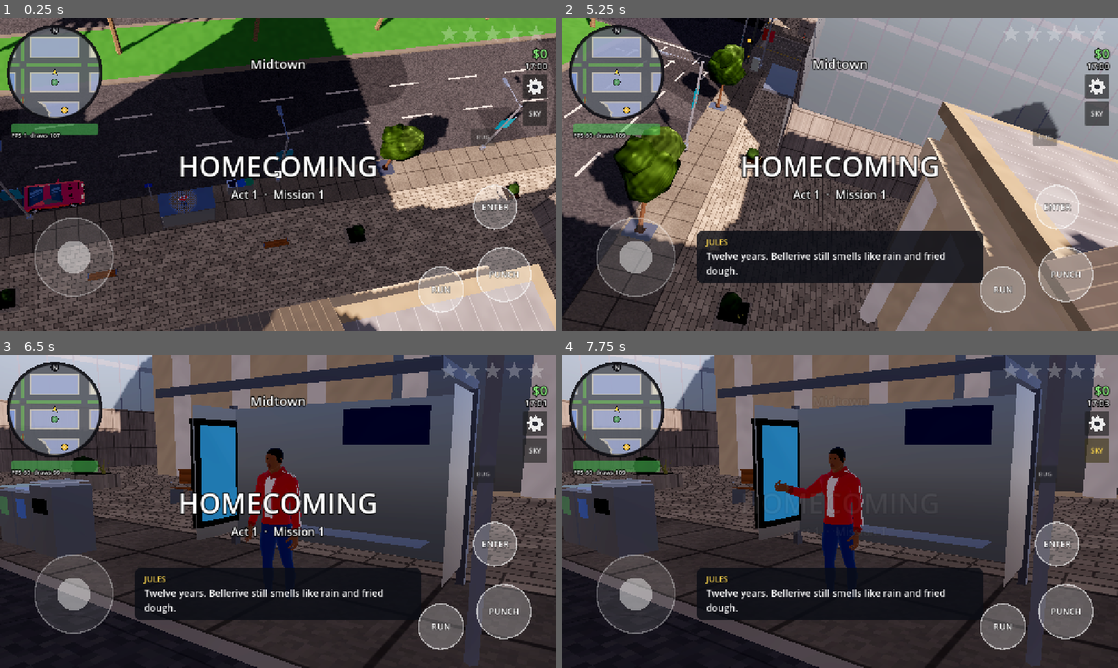
Above: before the commit, frames 1-4 (two rows, left to right).
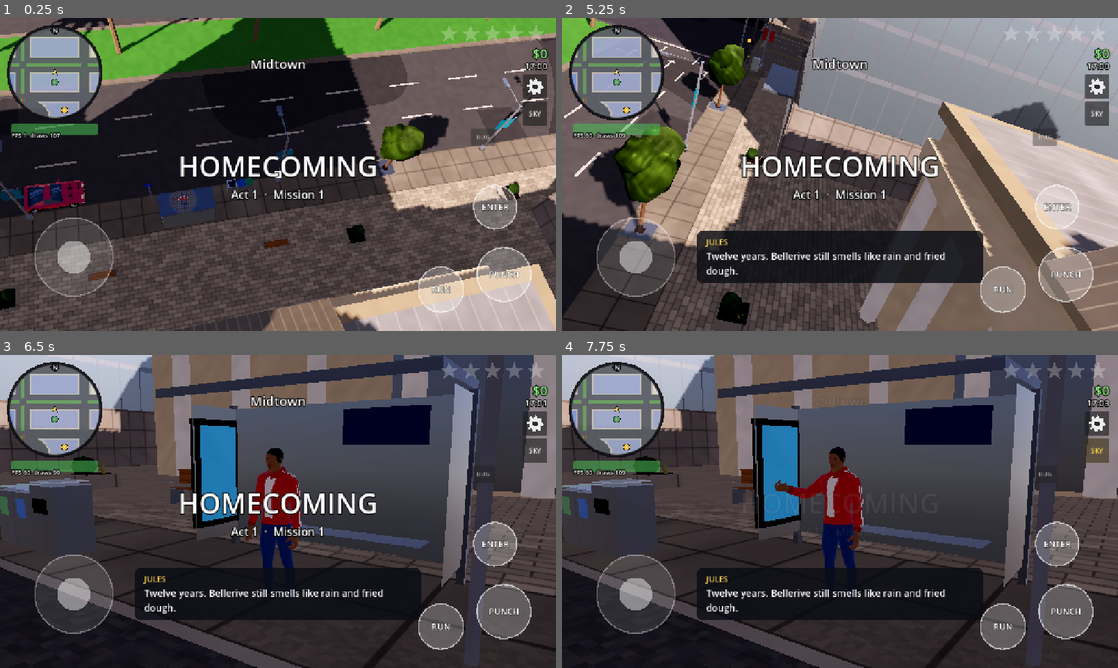
Above: after the commit, the same moments.

Repository: sachinpant3572/privateRepo
Game: Godot game, scene res://main.tscn
Two runs of this game, one before a commit and one after it. Both use one fixed random seed, a clock stepped at 60 frames per second and the inputs below.
Inputs (mouse positions are in pixels of both pictures, inside the frame that each line leads up to):
- Up to frame 1 (0.25 s): no input
- Up to frame 2 (5.25 s): tap Enter at 0.5, 2, 3.5 s; drag from (617, 74) to (895, 105) at 0.52 s; tap Space (attack) at 1.25, 2.75, 4.25 s; drag from (840, 174) to (812, 237) at 1.27 s; move the mouse to (895, 105) at 2.02 s; hold D (move_right) 2.03-2.75 s; tap E (interact) at 2.1 s; drag from (812, 237) to (673, 127) at 2.77 s; move the mouse to (1006, 221) at 3.52 s; hold A (move_left) 3.53-4.25 s; tap J at 3.6 s; drag from (673, 127) to (756, 96) at 4.27 s; move the mouse to (867, 174) at 5.02 s; hold S (move_down) from 5.03 s (still down); tap M at 5.1 s; click (867, 174) at 5.17 s
- Up to frame 3 (6.5 s): release S (move_down) at 5.75 s; drag from (194, 433) to (166, 527) at 5.77 s
- Up to frame 4 (7.75 s): move the mouse to (962, 495) at 6.52 s; hold W (move_up) 6.53-7.25 s; tap P at 6.6 s; click "SKY" at 7.25 s

The runs differ from the first frame. In frame 1, 2.8% of the frame differs, in the area x 0-100%, y 0-100%; in frame 2, 1.4%; in frame 3, 0.7%; in frame 4, 0.7%.

Commit message:
Shimmer: filter the cutaway shader's fine patterns by screen footprint
The procedural detail in SURFACE_COMMON (asphalt speckle and crack
hairlines, concrete speckle, paver/brick/tile joints, roof seams, solar
cells, siding laps, foliage noise) was point-sampled per pixel, so it
crawled whenever the camera moved. Joints and seams are now box-filtered
lines (aa_line) and sub-pixel noise fades to its average (fine), both from
fwidth taken once in uniform control flow. Average colours are unchanged.

Adds tests/shimmer_shots (a probe shooting each spot twice, a third of a
pixel apart, or with ZPROBE=1 at two near planes to isolate z-fighting).

Co-Authored-By: Claude Opus 5.5 <noreply@anthropic.com>
Claude-Session: https://claude.ai/code/session_01XUeimCS4fFEoMDQrXPwrRW

Diff:
--- a/game/scripts/mesh_builder.gd
+++ b/game/scripts/mesh_builder.gd
@@ -72,29 +72,54 @@
 // Grain so flat colours read as stone, asphalt and plaster; wet ground with
 // puddles that mirror the sky; emission for the glow codes; roughness and
 // sheen for the material codes (alpha in sixteenths, see MeshBuilder).
-// Dark joint lines on a grid of `cell` (soft-edged, `w` wide).
-float joints(vec2 p, vec2 cell, float w) {
-	vec2 f = abs(fract(p / cell + 0.5) - 0.5) * cell;
-	return 1.0 - smoothstep(w * 0.5, w, min(f.x, f.y));
-}
-
-// Patterns along the pattern coordinates uv (see MeshBuilder.uvs).
-vec3 pattern(int c, vec3 col, vec2 uv, vec3 wpos, vec3 wnormal, inout float rough, inout float spec) {
+// Anti-aliasing (HANDOFF-shimmer.md): there are no textures to mipmap, so
+// every pattern below is filtered by the pixel's footprint (fwidth, metres
+// per pixel). Detail `size` metres across keeps its full contrast while it
+// spans a few pixels and fades to its average as it nears one, so fine grain,
+// bricks and joints don't crawl and sparkle as the camera moves.
+float fine(float fw, float size) {
+	return 1.0 - smoothstep(0.3, 0.8, fw / size);
+}
+
+// Lines `w` wide, `period` apart along x, box-filtered over the footprint
+// `fw`: a line thinner than a pixel is drawn a pixel wide at the share of
+// it that it covers, and once the lines are about a pixel apart they blend
+// to their average. 0..1.
+float aa_line(float x, float period, float w, float fw) {
+	float f = abs(fract(x / period + 0.5) - 0.5) * period;
+	fw = max(fw, 0.0001);
+	float edge = max(fw, w * 0.33);
+	float half_w = max(w, fw) * 0.5;
+	float l = min(w / fw, 1.0) * (1.0 - smoothstep(half_w - edge * 0.5, half_w + edge * 0.5, f));
+	return mix(l, w / period, smoothstep(period * 0.25, period * 0.5, fw));
+}
+
+// Dark joint lines on a grid of `cell` (about 1.5 `w` wide); `fw` is the
+// footprint of p (fwidth).
+float joints(vec2 p, vec2 cell, float w, vec2 fw) {
+	float x = aa_line(p.x, cell.x, w * 1.5, fw.x);
+	float y = aa_line(p.y, cell.y, w * 1.5, fw.y);
+	return 1.0 - (1.0 - x) * (1.0 - y);
+}
+
+// Patterns along the pattern coordinates uv (see MeshBuilder.uvs); fwu is
+// the footprint of uv and fwp of wpos (metres per pixel).
+vec3 pattern(int c, vec3 col, vec2 uv, vec3 wpos, vec3 wnormal, vec2 fwu, float fwp, inout float rough, inout float spec) {
 	if (c == 3) {
-		col *= 1.0 - 0.28 * joints(uv, vec2(1.5), 0.05);
+		col *= 1.0 - 0.28 * joints(uv, vec2(1.5), 0.05, fwu);
 	} else if (c == 5) {
 		vec2 b = uv / vec2(0.6, 0.3);
 		b.x += step(1.0, mod(floor(b.y), 2.0)) * 0.5;
-		col *= 0.88 + 0.2 * hash(floor(b) + 7.0);
-		col *= 1.0 - 0.3 * joints(fract(b) * vec2(0.6, 0.3), vec2(0.6, 0.3), 0.025);
+		col *= mix(0.98, 0.88 + 0.2 * hash(floor(b) + 7.0), fine(max(fwu.x / 0.6, fwu.y / 0.3), 1.0));
+		col *= 1.0 - 0.3 * joints(b * vec2(0.6, 0.3), vec2(0.6, 0.3), 0.025, fwu);
 	} else if (c == 6) {
 		col *= 0.95 + 0.07 * hash(vec2(floor(uv.x / 1.0), 3.0));
-		col *= 1.0 - 0.18 * (1.0 - smoothstep(0.0, 0.04, abs(fract(uv.x) - 0.5) - 0.46));
+		col *= 1.0 - 0.18 * (1.0 - aa_line(uv.x, 1.0, 0.04, fwu.x));
 		col *= mix(0.88, 1.0, vnoise(uv * 0.7));
 	} else if (c == 7 && wpos.y > 0.7) {
 		// Foliage off the ground: leaf clusters with dark gaps and sunlit
 		// tips on the upper side.
-		float leaf = vnoise(wpos.xz * 2.6 + wpos.y * 2.1) * 0.55 + vnoise(wpos.xz * 6.5 - wpos.y * 4.3) * 0.45;
+		float leaf = vnoise(wpos.xz * 2.6 + wpos.y * 2.1) * 0.55 + mix(0.5, vnoise(wpos.xz * 6.5 - wpos.y * 4.3), fine(fwp, 0.15)) * 0.45;
 		col *= 0.5 + 0.7 * leaf;
 		col += col * 0.4 * smoothstep(0.66, 0.86, leaf) * clamp(wnormal.y, 0.0, 1.0);
 		rough = 0.95;
@@ -103,25 +128,24 @@
 		col *= 0.93 + 0.12 * step(0.5, fract(uv.x / 4.0));
 		col *= 0.85 + 0.25 * vnoise(wpos.xz * 1.7);
 	} else if (c == 9) {
-		vec2 cell = abs(fract(uv / vec2(0.16, 0.16)) - 0.5);
-		col *= 1.0 - 0.25 * step(0.42, max(cell.x, cell.y));
+		// Cells 16 cm square (dark 2.6 cm gaps).
+		col *= 1.0 - 0.25 * joints(uv, vec2(0.16), 0.017, fwu);
 		// Module frames every metre along the row; rows end at the geometry.
-		float frame = abs(fract(uv.x) - 0.5);
-		col = mix(col, vec3(0.75, 0.77, 0.8), step(0.475, frame));
+		col = mix(col, vec3(0.75, 0.77, 0.8), aa_line(uv.x, 1.0, 0.05, fwu.x));
 		rough = 0.3;
 		spec = 0.5;
 	} else if (c == 10) {
 		float lap = fract(uv.y / 0.22);
-		col *= 0.86 + 0.14 * smoothstep(0.0, 0.85, lap);
+		col *= 0.86 + 0.14 * mix(0.575, smoothstep(0.0, 0.85, lap), fine(fwu.y, 0.22));
 	} else if (c == 11) {
-		col *= 1.0 - 0.22 * (1.0 - smoothstep(0.0, 0.03, abs(fract(uv.x / 0.5) - 0.5) - 0.44));
+		col *= 1.0 - 0.22 * (1.0 - aa_line(uv.x, 0.5, 0.045, fwu.x));
 		rough = 0.35;
 		spec = 0.6;
 	} else if (c == 13) {
 		vec2 b = uv / vec2(0.24, 0.08);
 		b.x += step(1.0, mod(floor(b.y), 2.0)) * 0.5;
-		col *= 0.85 + 0.25 * hash(floor(b) + 3.0);
-		col = mix(col, vec3(0.78, 0.76, 0.72), joints(fract(b) * vec2(0.24, 0.08), vec2(0.24, 0.08), 0.014) * 0.6);
+		col *= mix(0.975, 0.85 + 0.25 * hash(floor(b) + 3.0), fine(max(fwu.x / 0.24, fwu.y / 0.08), 1.0));
+		col = mix(col, vec3(0.78, 0.76, 0.72), joints(b * vec2(0.24, 0.08), vec2(0.24, 0.08), 0.014, fwu) * 0.6);
 	}
 	return col;
 }
@@ -132,8 +156,12 @@
 	rough = 0.9;
 	spec = 0.25;
 	metal = 0.0;
+	// Footprints for the filtering (taken here, outside any branch).
+	vec2 fwu = fwidth(uv);
+	vec3 fw3 = fwidth(wpos);
+	float fwp = max(max(fw3.x, fw3.y), fw3.z);
 	if (detail > 0.5) {
-		col = pattern(c, col, uv, wpos, wnormal, rough, spec);
+		col = pattern(c, col, uv, wpos, wnormal, fwu, fwp, rough, spec);
 	} else if (c == 9) {
 		rough = 0.3;
 		spec = 0.5;
@@ -147,16 +175,24 @@
 			// asphalt (wear 0) has no patches or cracks, the usual grey
 			// (wear 1) some, washed-out pale asphalt (2) many, and deep.
 			float wear = clamp((dot(base, vec3(0.3333)) - 0.17) * 9.375, 0.0, 2.2);
-			col *= 0.9 + 0.2 * hash(floor(wpos.xz * 9.0));
+			col *= mix(1.0, 0.9 + 0.2 * hash(floor(wpos.xz * 9.0)), fine(fwp, 0.111));
 			vec2 pc = floor(wpos.xz / 3.5);
 			float patch = step(1.0 - 0.04 * wear, hash(pc + 17.0));
 			col = mix(col, col * 0.86, patch);
+			// Sealed cracks: hairlines along the noise's zero line, drawn at
+			// least a pixel wide and as faint as the share they cover
+			// (the crack value climbs about 1.6 per metre across one).
 			float crack = abs(vnoise(wpos.xz * 0.55) * 2.0 - 1.0);
-			float t = smoothstep(0.0, max(0.012 * wear, 0.0001), crack) + step(0.22 * wear, vnoise(wpos.xz * 0.09 + 3.0));
-			col *= 1.0 + 0.2 * (t - 1.0) * (t < 1.0 ? min(wear, 1.6) : 1.0);
+			float lw = max(0.012 * wear, 0.0001);
+			float edge = max(lw, fwp * 1.6);
+			float line = (1.0 - smoothstep(0.0, edge, crack)) * lw / edge;
+			// Where the coarse mask is on, the cracks show as lines of the
+			// plain colour on asphalt a fifth brighter.
+			bool masked = vnoise(wpos.xz * 0.09 + 3.0) >= 0.22 * wear;
+			col *= masked ? 1.2 - 0.2 * line : 1.0 - 0.2 * line * min(wear, 1.6);
 		} else if (c == 3) {
 			// Concrete: speckle and the odd stain.
-			col *= 0.94 + 0.1 * hash(floor(wpos.xz * 14.0));
+			col *= mix(0.99, 0.94 + 0.1 * hash(floor(wpos.xz * 14.0)), fine(fwp, 0.071));
 			col *= mix(0.93, 1.0, smoothstep(0.6, 0.8, 1.0 - vnoise(wpos.xz * 0.45 + 9.0)));
 		}
 	}
--- /dev/null
+++ b/game/tests/shimmer_shots.gd
@@ -0,0 +1,170 @@
+extends Node
+## Shimmer and z-fighting probe (HANDOFF-shimmer.md): at each spot and zoom
+## it shoots a frame, nudges the camera by a third of a pixel and shoots
+## again, with the world paused and no people or traffic. What changes
+## between the pair is what crawls or flickers as the camera moves:
+## aliasing on thin lines and fine patterns, and coplanar layers fighting.
+##   xvfb-run -a -s "-screen 0 1280x720x24" godot --rendering-driver opengl3 \
+##     --resolution 1280x720 res://tests/shimmer_shots.tscn -- <out_dir>
+## Then e.g. `compare -fuzz 4% -metric AE a.png b.png diff.png`.
+## AA=1 turns 4x MSAA on (Settings > Anti-aliasing); QUALITY=low|medium|high|ultra.
+## ZPROBE=1 isolates z-fighting instead: shadows off, the pair is shot from
+## the same place with the near plane at its usual value (or ZNEAR) and at
+## 1.5 times that. Only depth precision differs, so any pixel that changes
+## is two surfaces fighting. It also adds a zoomed-out "far" view.
+
+const MainScene = preload("res://main.tscn")
+const Terrain = preload("res://scripts/terrain.gd")
+const GraphicsScript = preload("res://scripts/graphics.gd")
+
+var out_dir := "user://"
+
+
+func _ready() -> void:
+	var args := OS.get_cmdline_user_args()
+	if not args.is_empty():
+		out_dir = args[0]
+	_run.call_deferred()
+
+
+func _run() -> void:
+	var game = MainScene.instantiate()
+	game.settings["camera_turn"] = "north"
+	game.missions_enabled = false
+	game.save_enabled = false
+	game.population_enabled = false
+	add_child(game)
+	game.atmosphere.hour = 15.0
+	game.atmosphere.minutes_per_second = 0.0
+	game.atmosphere.weather_changes = false
+	var q := OS.get_environment("QUALITY")
+	if q != "":
+		GraphicsScript.pick(game.settings, q)
+	if OS.get_environment("AA") != "":
+		game.settings["aa"] = OS.get_environment("AA") == "1"
+	game.graphics.apply(game.settings)
+	await _frames(120)
+	var city = game.city
+	var spots := []
+	for lm in ["lantern_square", "aurum_tower", "moreau_house", "city_hall", "union_station"]:
+		spots.append([lm, city.landmark_frame(lm) * Vector3.ZERO])
+	for cls in ["boulevard", "avenue", "street", "quarter", "quay"]:
+		spots.append([cls, _edge_of(city, cls)])
+	spots.append_array(_country_spots(city.country))
+	var zprobe := OS.get_environment("ZPROBE") == "1"
+	if zprobe:
+		game.atmosphere.sun.shadow_enabled = false
+	var views := [["foot", 26.0], ["drive", 62.0]]
+	if zprobe:
+		views.append(["far", 80.0])
+	var only := OS.get_environment("ONLY")
+	for s: Array in spots:
+		if only != "" and not str(s[0]) in only.split(","):
+			continue
+		var at: Vector3 = s[1]
+		at.y = Terrain.height(at.x, at.z)
+		city.stream_now(at)
+		game.player.global_position = at + Vector3(0, 0.5, 0)
+		game.player.reset_physics_interpolation()
+		for view: Array in views:
+			game.camera.fixed_focus = at
+			game.camera.room_size = view[1]
+			game.camera.snap()
+			await _frames(90)
+			get_tree().paused = true
+			await _frames_idle(3)
+			var name := "%s_%s" % [s[0], view[0]]
+			var cam: Camera3D = game.camera
+			var keep := cam.global_transform
+			var keep_near := cam.near
+			if zprobe:
+				var z0 := float(OS.get_environment("ZNEAR")) if OS.get_environment("ZNEAR") != "" else cam.near
+				cam.near = z0
+				await _frames_idle(2)
+				await _shot(name + "_a.png")
+				print("near ", name, " ", z0)
+				cam.near = z0 * 1.5
+			else:
+				await _shot(name + "_a.png")
+				# A third of a pixel sideways and a little up.
+				var px: float = view[1] / 720.0
+				cam.global_position += cam.global_basis.x * px * 0.33 + cam.global_basis.y * px * 0.21
+				cam.reset_physics_interpolation()
+			await _frames_idle(2)
+			await _shot(name + "_b.png")
+			cam.global_transform = keep
+			cam.near = keep_near
+			cam.reset_physics_interpolation()
+			get_tree().paused = false
+	get_tree().quit()
+
+
+## Country spots where thin layers meet: the two junctions nearest the city
+## whose roads differ in surface (the pad lies 3 mm over the road strips),
+## and the driveway nearest the first (2 mm over road and ground).
+func _country_spots(c) -> Array:
+	var found := []
+	if c == null:
+		return found
+	var CT = load("res://scripts/country_tiles.gd")
+	var cands := []
+	for n in c.node_pos.size():
+		if c.degree(n) < 3 or c.links.has(n):
+			continue
+		var kinds := {}
+		for e in c.edges_of(n):
+			kinds[CT.road_surface(c, e)] = true
+		if kinds.size() > 1:
+			cands.append([c.pos(n).distance_to(Vector2(600, 600)), c.pos(n)])
+	cands.sort_custom(func(a, b): return a[0] < b[0])
+	for i in mini(2, cands.size()):
+		var p: Vector2 = cands[i][1]
+		found.append(["junction%d" % (i + 1), Vector3(p.x, 0, p.y)])
+	if not cands.is_empty() and not c.paths.is_empty():
+		var j: Vector2 = cands[0][1]
+		var best := Vector2.ZERO
+		var best_d := INF
+		for path: Array in c.paths:
+			var a := Vector2(path[0][0], path[0][1])
+			if a.distance_to(j) < best_d:
+				best_d = a.distance_to(j)
+				best = a
+		found.append(["driveway", Vector3(best.x, 0, best.y)])
+	return found
+
+
+## The middle of the longest edge of class `cls` nearest the plan's middle.
+func _edge_of(city, cls: String) -> Vector3:
+	var plan = city.plan
+	var best := Vector3.ZERO
+	var best_d := INF
+	for e in plan.edge_count():
+		if plan.edge_class(e) != cls:
+			continue
+		var pa: Vector2 = plan.pos(plan.edge_a[e])
+		var pb: Vector2 = plan.pos(plan.edge_b[e])
+		if pa.distance_to(pb) < 60.0:
+			continue
+		var m := (pa + pb) * 0.5
+		var d := m.distance_to(Vector2(600, 600))
+		if d < best_d:
+			best_d = d
+			best = Vector3(m.x, 0, m.y)
+	return best
+
+
+func _shot(file: String) -> void:
+	await RenderingServer.frame_post_draw
+	var img := get_viewport().get_texture().get_image()
+	img.save_png(out_dir.path_join(file))
+	print("saved ", file)
+
+
+func _frames(n: int) -> void:
+	for i in n:
+		await get_tree().physics_frame
+
+
+func _frames_idle(n: int) -> void:
+	for i in n:
+		await RenderingServer.frame_post_draw
--- /dev/null
+++ b/game/tests/shimmer_shots.tscn
@@ -0,0 +1,6 @@
+[gd_scene load_steps=2 format=3]
+
+[ext_resource type="Script" path="res://tests/shimmer_shots.gd" id="1"]
+
+[node name="ShimmerShots" type="Node"]
+script = ExtResource("1")
Not shown, added: game/tests/shimmer_shots.gd.uid
